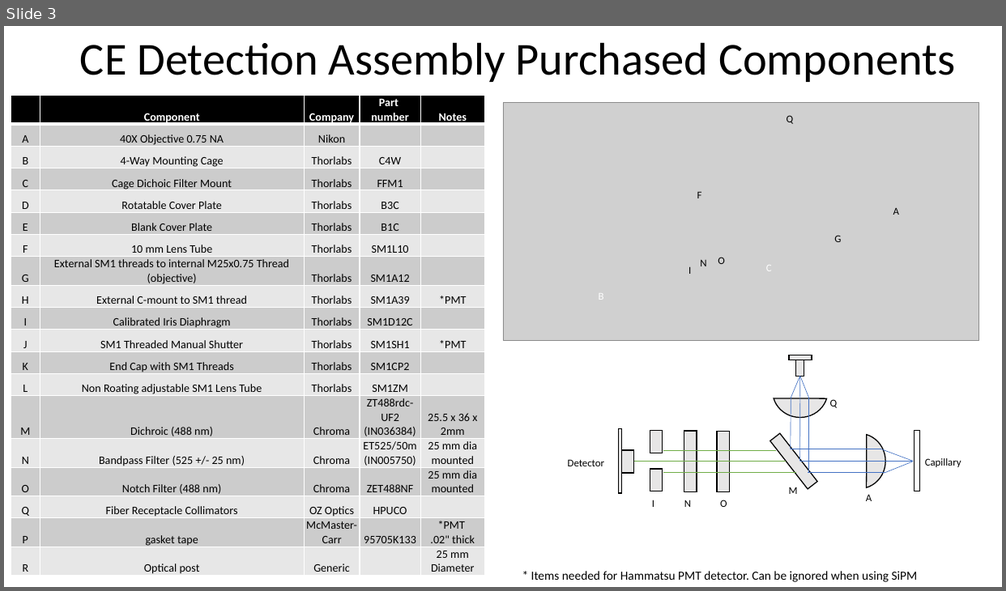
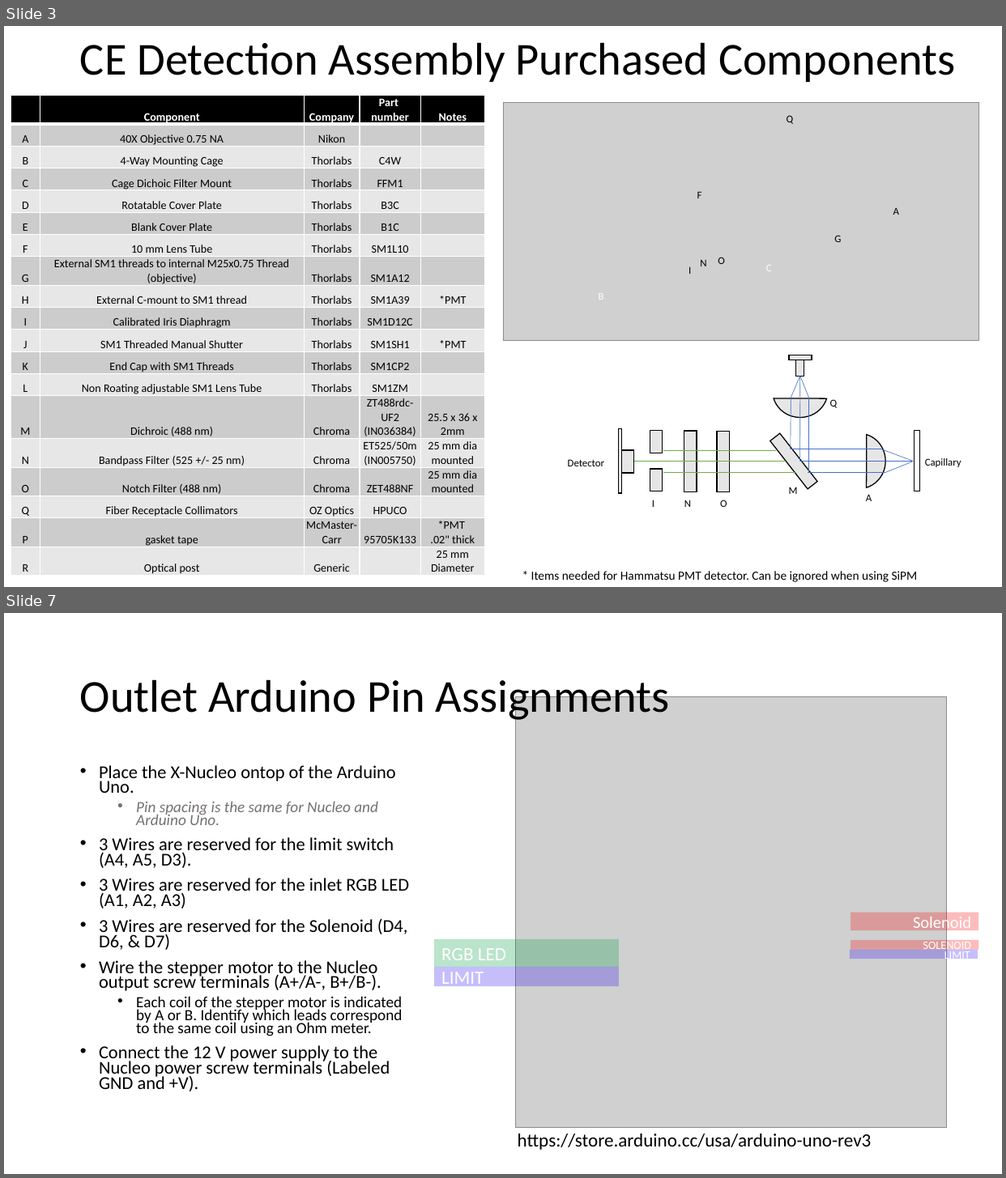
Before and after one commit to brae-pete/CE_Hardware, a slide deck: AssemblyNotes.pptx. Shown one above the other, each under a label of ours: slide 3 before the commit, slides 3 and 7 after it; the slides between them are not shown. The pictures are 1006x591 and 1006x1178 pixels, drawn with LibreOffice and Linux fonts; fonts in the diff are those of the drawing; grey boxes stand for pictures. Boxes give left, top, right and bottom in pixels: in the first picture for what was removed or moved away, otherwise in the second. Text is boxed around its words. In the diff, an @@ line names an element or a change of style, - is before the commit and + after.

```diff
--- a/AssemblyNotes.pptx
+++ b/AssemblyNotes.pptx
@@ slide 7 added at [4,613,1002,1174], background #FFFFFF @@
@@ title added at [80,679,670,722], 44 pt, text #000000 @@
+Outlet Arduino Pin Assignments
@@ text added at [99,765,409,1092], 17.5 pt, text #000000 @@
+• Place the X-Nucleo ontop of the Arduino Uno.
+  • Pin spacing is the same for Nucleo and Arduino Uno.
+• 3 Wires are reserved for the limit switch (A4, A5, D3).
+• 3 Wires are reserved for the inlet RGB LED (A1, A2, A3)
+• 3 Wires are reserved for the Solenoid (D4, D6, & D7)
+• Wire the stepper motor to the Nucleo output screw terminals (A+/A-, B+/B-).
+  • Each coil of the stepper motor is indicated by A or B. Identify which leads correspond to the same coil using an Ohm meter.
+• Connect the 12 V power supply to the Nucleo power screw terminals (Labeled GND and +V).
@@ group added at [434,697,978,1128]: 5 rectangles, 1 picture @@
+LIMIT
+LIMIT
+RGB LED
+SOLENOID
+Solenoid
@@ text added at [518,1134,872,1150], 18 pt, text #000000 @@
+https://store.arduino.cc/usa/arduino-uno-rev3
```
Also in this commit, not shown: 3 other slides added, 1 slide removed, 36 other files.
